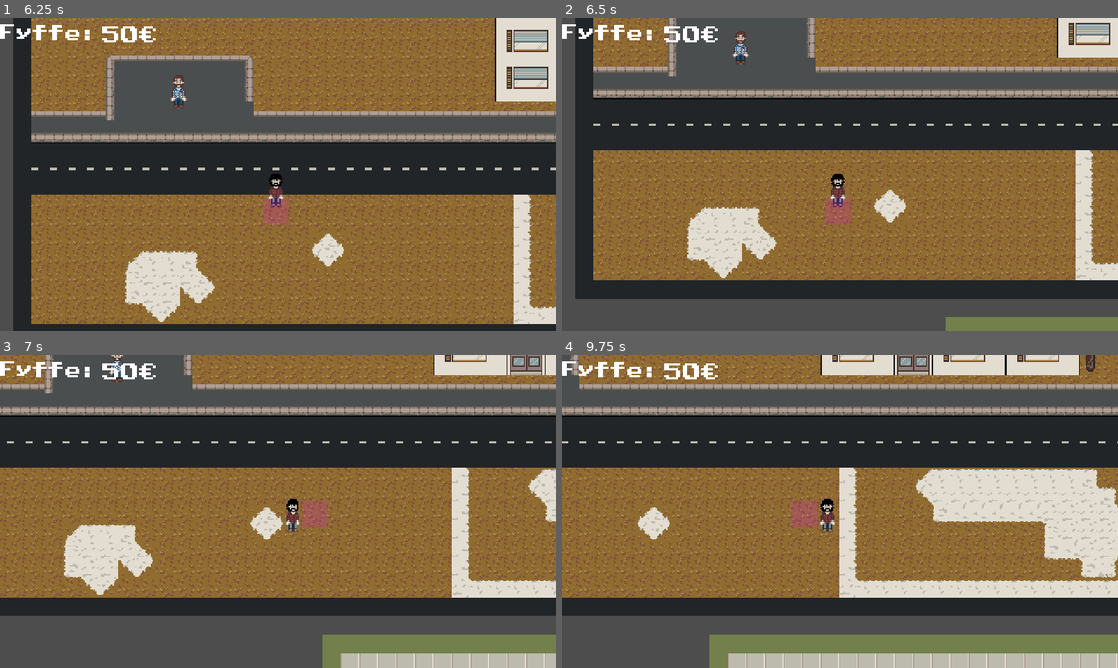
Above: before the commit, frames 1-4 (two rows, left to right).
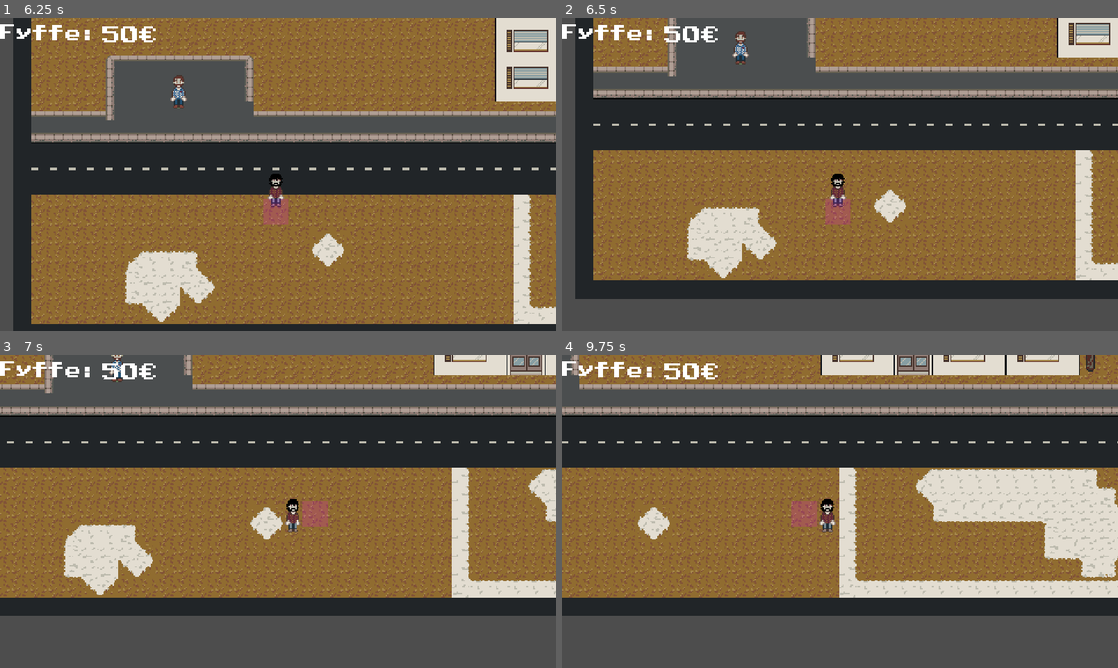
Above: after the commit, the same moments.

Repository: Rotta-Games/moonshine_valley
Game: Godot game, scene res://scenes/splash.tscn
The game is run twice, just before and just after one commit, with the same random seed, the same clock (stepped at 60 frames per second) and the same inputs.
Inputs:
- Up to frame 1 (6.25 s): hold D (move_right) 0.53-1.28 s; hold E (player_action) 0.53-1.28 s; tap Enter at 1.25, 4.25 s; hold S (move_down) 1.28-2.03 s; tap E (player_action) at 1.35, 2.85, 5.1 s; tap Space at 2 s; hold D (move_right) 2.03-2.78 s; hold E (player_action) 2.03-2.78 s; hold W (move_up) 2.78-3.5 s; click "Start Game :D" at 3.5 s; hold E (player_action) 4.28-5.03 s; hold A (move_left) 4.28-5.78 s; hold S (move_down) from 5.78 s (still down); hold E (player_action) from 5.78 s (still down)
- Up to frame 2 (6.5 s): keep holding S (move_down); keep holding E (player_action)
- Up to frame 3 (7 s): release S (move_down) at 6.53 s; release E (player_action) at 6.53 s; hold D (move_right) from 6.53 s (still down); tap E (player_action) at 6.6 s
- Up to frame 4 (9.75 s): release D (move_right) at 7.28 s; hold W (move_up) 7.28-8.03 s; hold E (player_action) 7.28-8.03 s; hold D (move_right) 8.03-8.78 s; tap E (player_action) at 8.1, 9.6 s; hold S (move_down) 8.78-9.53 s; hold E (player_action) 8.78-9.53 s; hold A (move_left) from 9.53 s (still down)

Frame 1 is identical in both runs. In frame 2, 1.4% of the frame differs, in the area x 69-100%, y 95-100%; in frame 3, 4.5%; in frame 4, 7.8%, in the area x 26-100%, y 89-100%.

Commit message:
Move shops

Diff:
--- a/scenes/game.tscn
+++ b/scenes/game.tscn
@@ -44,19 +44,19 @@
 position = Vector2(598, -65)
 
 [node name="Home" parent="." instance=ExtResource("2_h8pvb")]
-position = Vector2(576, 353)
+position = Vector2(1552, -23)
 
 [node name="SpawnPoint" type="Node2D" parent="Home"]
 position = Vector2(102, 233)
 
 [node name="SMarketShop" parent="." instance=ExtResource("3_7lrkb")]
-position = Vector2(0, 352)
+position = Vector2(1431, 830)
 
 [node name="SpawnPoint" type="Node2D" parent="SMarketShop"]
 position = Vector2(223, 232)
 
 [node name="DokmanniShop" parent="." instance=ExtResource("12_hbpd2")]
-position = Vector2(45, 776)
+position = Vector2(13, 795)
 
 [node name="SpawnPoint" type="Node2D" parent="DokmanniShop"]
 position = Vector2(223, 238)
@@ -76,7 +76,7 @@
 target = NodePath("../../SMarketShop/SpawnPoint")
 
 [node name="FromShopTeleport" parent="Teleports" node_paths=PackedStringArray("target") instance=ExtResource("6_jmxoo")]
-position = Vector2(224, 624)
+position = Vector2(1655, 1102)
 target = NodePath("../../World/ShopSpawnPoint")
 
 [node name="ToHome" parent="Teleports" node_paths=PackedStringArray("target") instance=ExtResource("6_jmxoo")]
@@ -85,7 +85,7 @@
 target = NodePath("../../Home/SpawnPoint")
 
 [node name="FromHome" parent="Teleports" node_paths=PackedStringArray("target") instance=ExtResource("6_jmxoo")]
-position = Vector2(712, 618)
+position = Vector2(1688, 242)
 scale = Vector2(2.41146, -1.2176)
 target = NodePath("../../World/HomeSpawnPoint")
 
@@ -94,7 +94,7 @@
 target = NodePath("../../DokmanniShop/SpawnPoint")
 
 [node name="FromDokmanni" parent="Teleports" node_paths=PackedStringArray("target") instance=ExtResource("6_jmxoo")]
-position = Vector2(269, 1048)
+position = Vector2(237, 1067)
 target = NodePath("../../World/DokmanniSpawnPoint")
 
 [node name="SellingArea" type="Area2D" parent="."]
--- a/scenes/shop/s_market_shop.tscn
+++ b/scenes/shop/s_market_shop.tscn
@@ -1,11 +1,10 @@
-[gd_scene load_steps=9 format=4 uid="uid://12xj50xlse6g"]
+[gd_scene load_steps=8 format=4 uid="uid://12xj50xlse6g"]
 
 [ext_resource type="PackedScene" uid="uid://btk2vrmv1x5kg" path="res://scenes/shop/shopkeeper.tscn" id="1_5huja"]
 [ext_resource type="Script" path="res://scenes/shop/s_market_shop.gd" id="1_etm76"]
 [ext_resource type="Texture2D" uid="uid://biqspkke1m827" path="res://assets/gfx/tileset.png" id="2_scuqp"]
-[ext_resource type="PackedScene" uid="uid://cq7f4obgtlehj" path="res://scenes/shop/shop_shelf.tscn" id="4_fr3hd"]
-[ext_resource type="PackedScene" uid="uid://cauh4shb5e7vt" path="res://scenes/objects/bucket.tscn" id="5_buffe"]
-[ext_resource type="TileSet" uid="uid://bd5nuaxumidqj" path="res://assets/objects.tres" id="5_p8osl"]
+[ext_resource type="PackedScene" path="res://scenes/shop/shop_shelf.tscn" id="4_fr3hd"]
+[ext_resource type="TileSet" uid="uid://cg23yhw3gytk2" path="res://assets/objects.tres" id="5_p8osl"]
 
 [sub_resource type="TileSetAtlasSource" id="TileSetAtlasSource_it37c"]
 texture = ExtResource("2_scuqp")
@@ -162,6 +161,3 @@
 position = Vector2(0, 6)
 tile_map_data = PackedByteArray("AAD5////AAACAAAAAAD6////AAACAAAAAAD8////AAACAAAAAAD9////AAACAAAAAAD/////AAACAAAAAAAAAP …(240 unchanged characters)…
 tile_set = ExtResource("5_p8osl")
-
-[node name="Bucket" parent="." instance=ExtResource("5_buffe")]
-position = Vector2(153, 166)
Not shown: 1 places in scenes/game.tscn that only renumber resources
